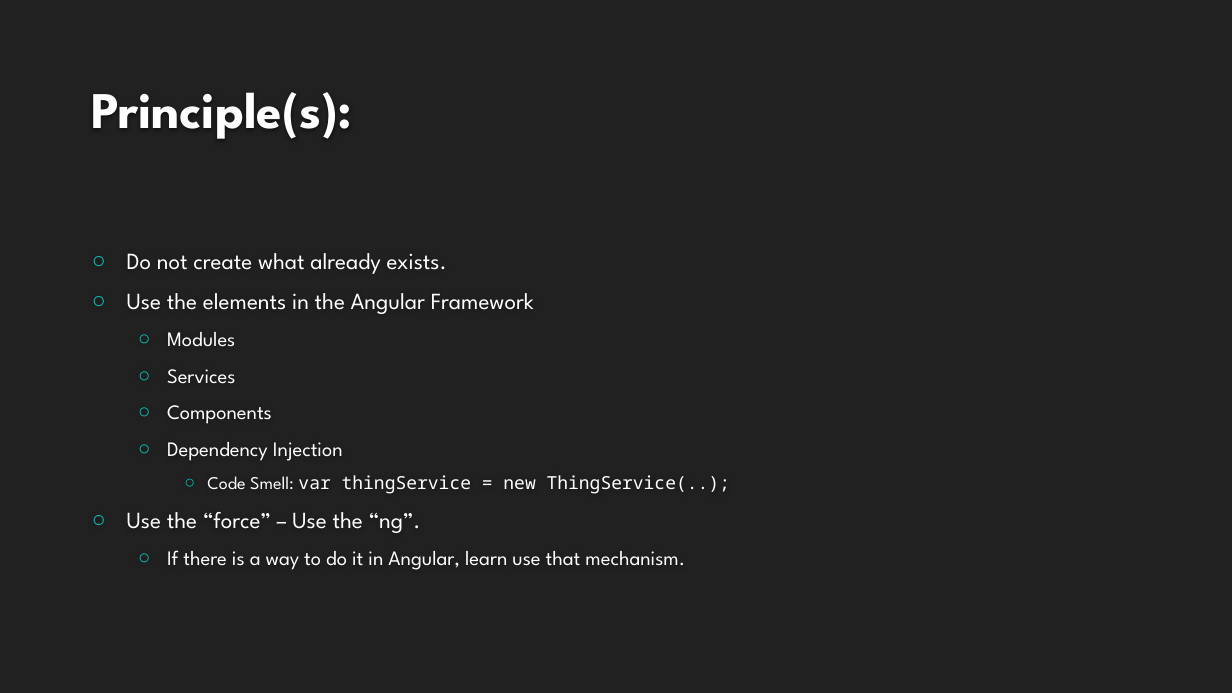
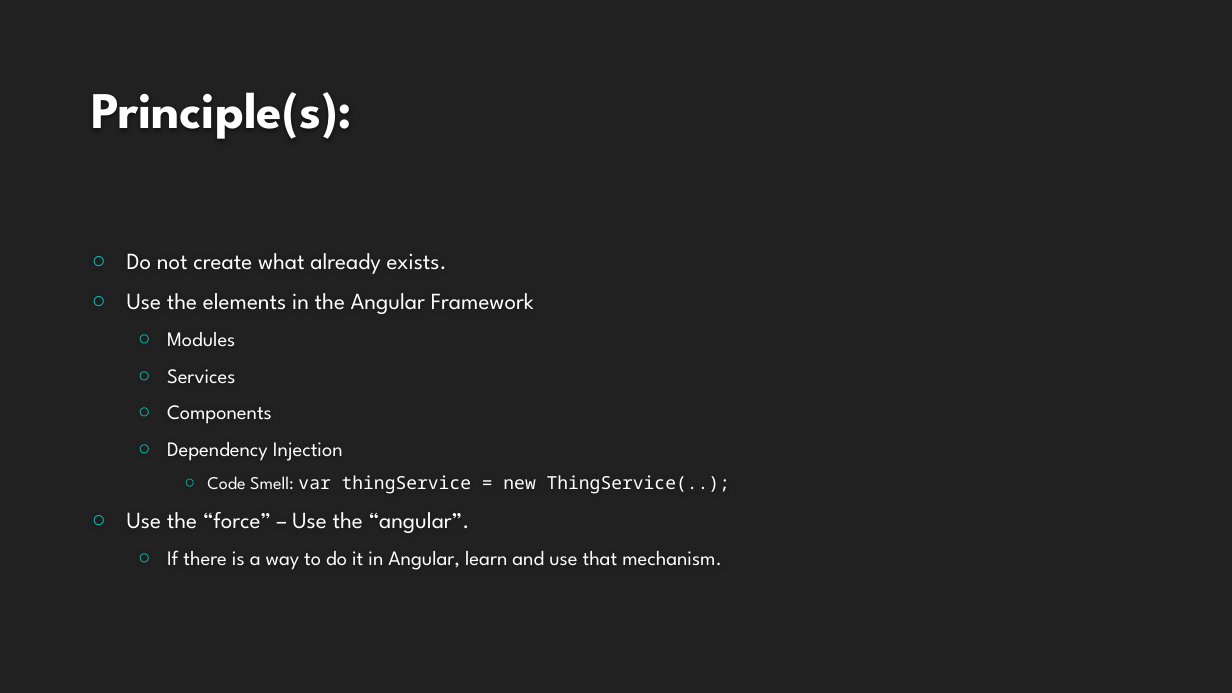
Before and after one commit to buildmotion/better-business-logic-with-typescript, a slide deck: slide 11 of Presentation/Better Business Logic with Typescript.pptx (slide 10 before the commit). Drawn at 1232x693 pixels with LibreOffice and Linux fonts; fonts in the diff are those of the drawing; background and template pictures are left out. Boxes give left, top, right and bottom in pixels: in the first picture for what was removed or moved away, otherwise in the second. Text is boxed around its words. In the diff, an @@ line names an element or a change of style, - is before the commit and + after.

```diff
--- a/Presentation/Better Business Logic with Typescript.pptx
+++ b/Presentation/Better Business Logic with Typescript.pptx
@@ text at [127, 512, 722, 570]: text changed @@
-○ Use the “force” – Use the “ng”.
-  ○ If there is a way to do it in Angular, learn use that mechanism.
+○ Use the “force” – Use the “angular”.
+  ○ If there is a way to do it in Angular, learn and use that mechanism.
```
Also in this commit, not shown: 2 other slides changed, 2 slides added, 2 other files.
